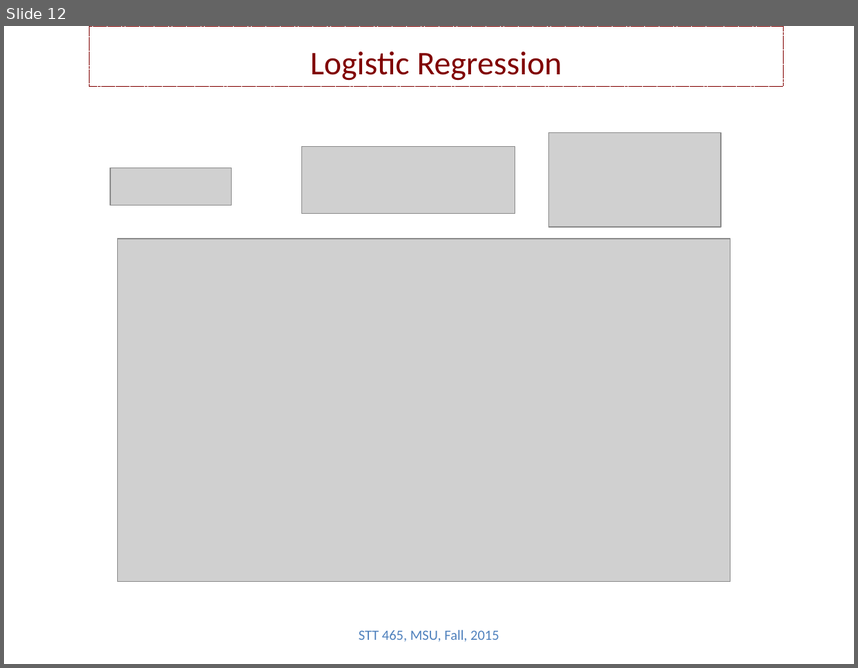
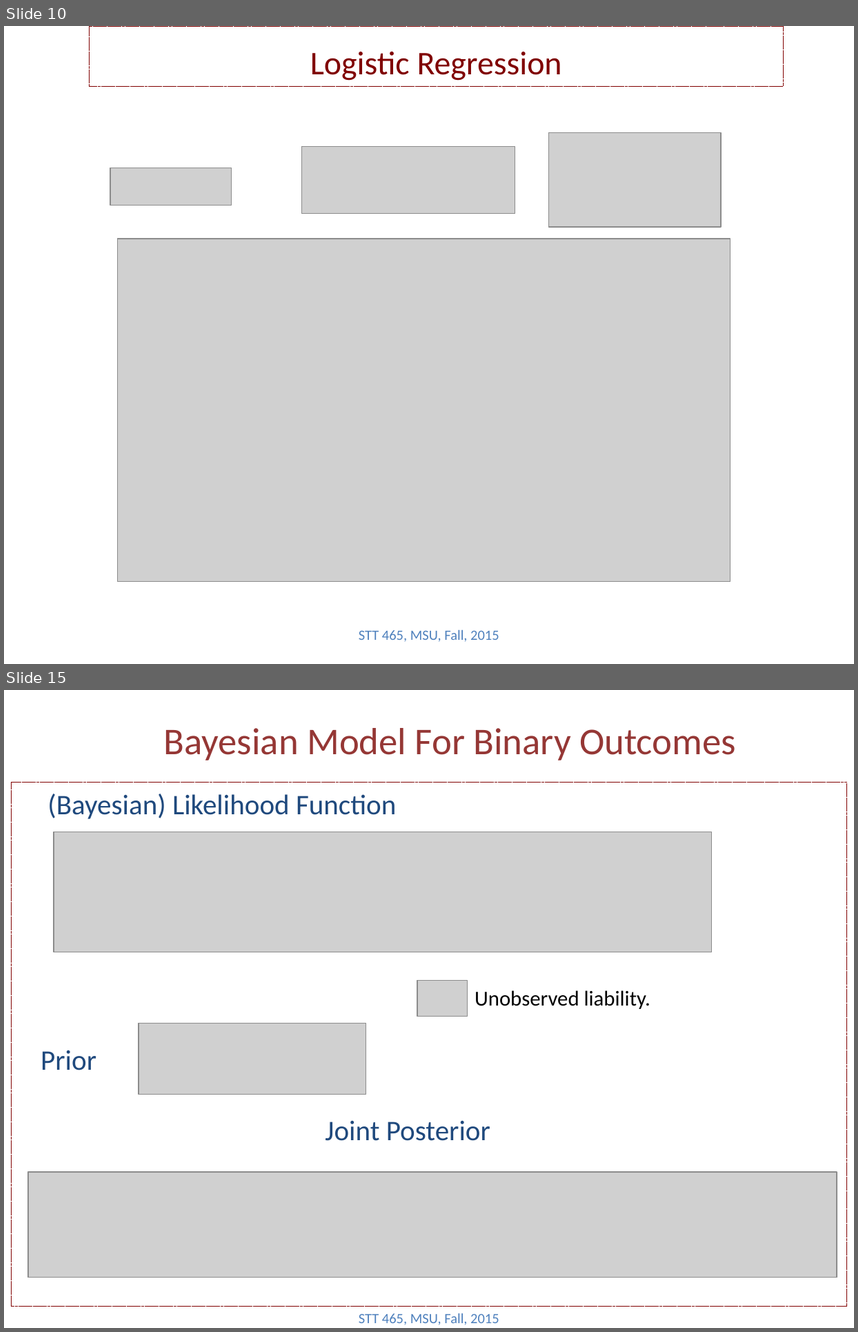
Before and after one commit to Boukos/STT465, a slide deck: STT465_14.pptx. Shown one above the other, each under a label of ours: slide 12 before the commit, slides 10 and 15 after it; the slides between them are not shown. The pictures are 858x668 and 858x1332 pixels, drawn with LibreOffice and Linux fonts; fonts in the diff are those of the drawing; grey boxes stand for pictures. Boxes give left, top, right and bottom in pixels: in the first picture for what was removed or moved away, otherwise in the second. Text is boxed around its words. In the diff, an @@ line names an element or a change of style, - is before the commit and + after.

```diff
--- a/STT465_14.pptx
+++ b/STT465_14.pptx
@@ slide 15 added at [4,690,854,1328], background #FFFFFF @@
@@ title added at [163,728,736,760], 32 pt, text #953735 @@
+Bayesian Model For Binary Outcomes
@@ rectangle added at [11,782,846,1305], outline #800000 0.75 pt dashed @@
@@ text added at [47,793,396,819], 24 pt, text #1F497D @@
+(Bayesian) Likelihood Function
@@ picture added at [53,832,711,953] @@
@@ picture added at [417,980,467,1016] @@
@@ text added at [475,990,651,1009], 18 pt, text #000000 @@
+Unobserved liability.
@@ picture added at [139,1023,366,1094] @@
@@ text added at [41,1049,96,1070], 24 pt, text #1F497D @@
+Prior
@@ text added at [325,1120,490,1141], 24 pt, text #1F497D @@
+Joint Posterior
@@ picture added at [27,1172,836,1277] @@
@@ text added at [359,1312,499,1325], 12 pt, text #4F81BD @@
+STT 465, MSU, Fall, 2015
@@ what was slide 12 is now slide 10 @@
```
Also in this commit, not shown: 8 slides changed, 3 other slides added, 3 slides removed, 3 other files.
